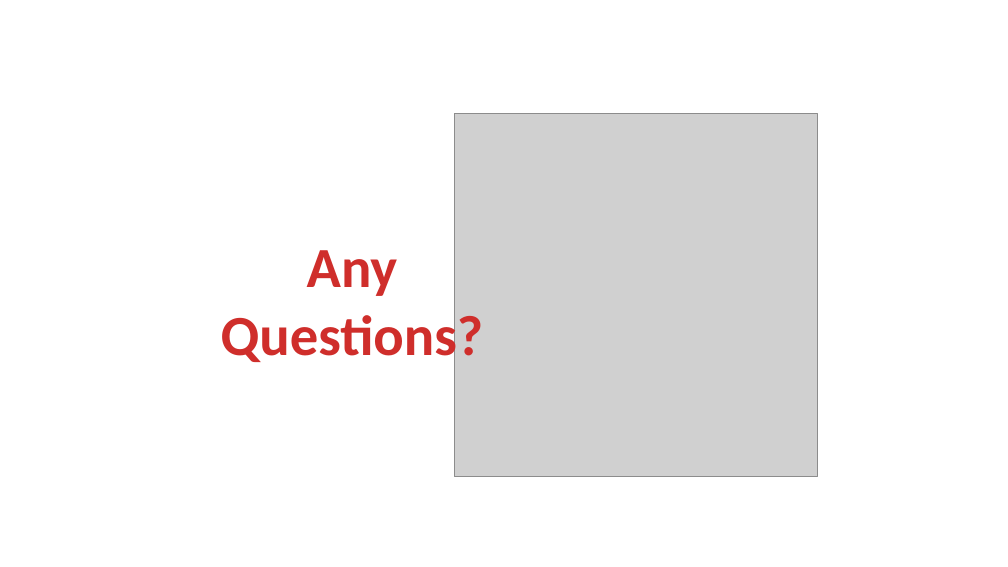
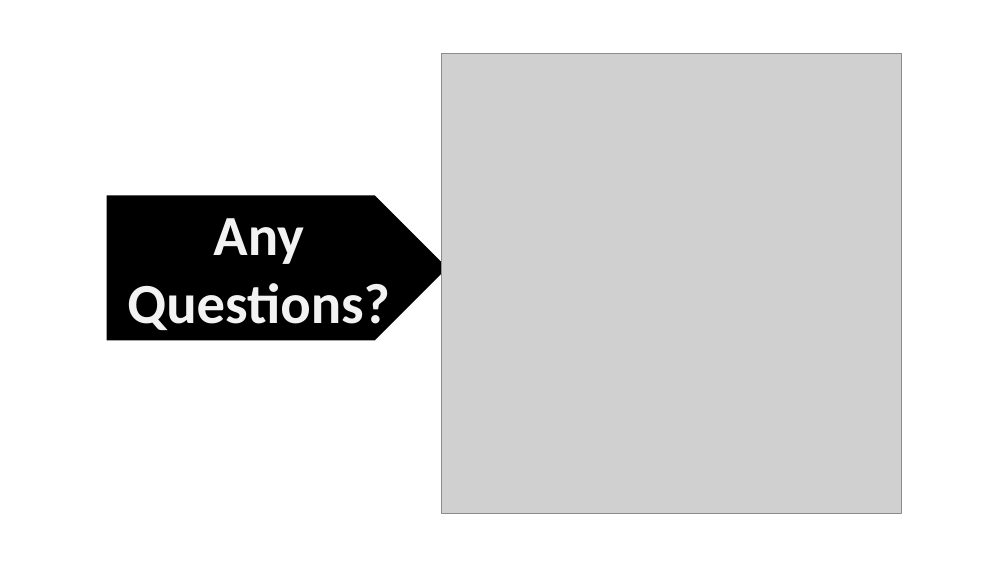
Before and after one commit to Programming-Fundamentals-SETU/prog-fund-2-jan-26, a slide deck: slide 19 of topic10-interfaces/unit-10a-lectures/talk-2-intro-to-interfaces/b-intro-to-interfaces.pptx. Drawn at 1008x567 pixels with LibreOffice and Linux fonts; fonts in the diff are those of the drawing; grey boxes stand for pictures. Boxes give left, top, right and bottom in pixels: in the first picture for what was removed or moved away, otherwise in the second. Text is boxed around its words. In the diff, an @@ line names an element or a change of style, - is before the commit and + after.

```diff
--- a/topic10-interfaces/unit-10a-lectures/talk-2-intro-to-interfaces/b-intro-to-interfaces.pptx
+++ b/topic10-interfaces/unit-10a-lectures/talk-2-intro-to-interfaces/b-intro-to-interfaces.pptx
@@ picture: place and size @@
-picture at (454,113,818,477)
+picture at (441,53,901,513)
@@ pentagon arrow "Any Questions?": place and size @@
-pentagon arrow "Any Questions?" at (221,250,484,368)
+pentagon arrow "Any Questions?" at (107,195,448,340)
@@ pentagon arrow "Any Questions?" at (107,195,448,340): text colour gradient #FC7C7A to #D02F2C to #C70500 to #F2F2F2; fill none to #000000 @@
```
Also in this commit, not shown: 11 other files.
